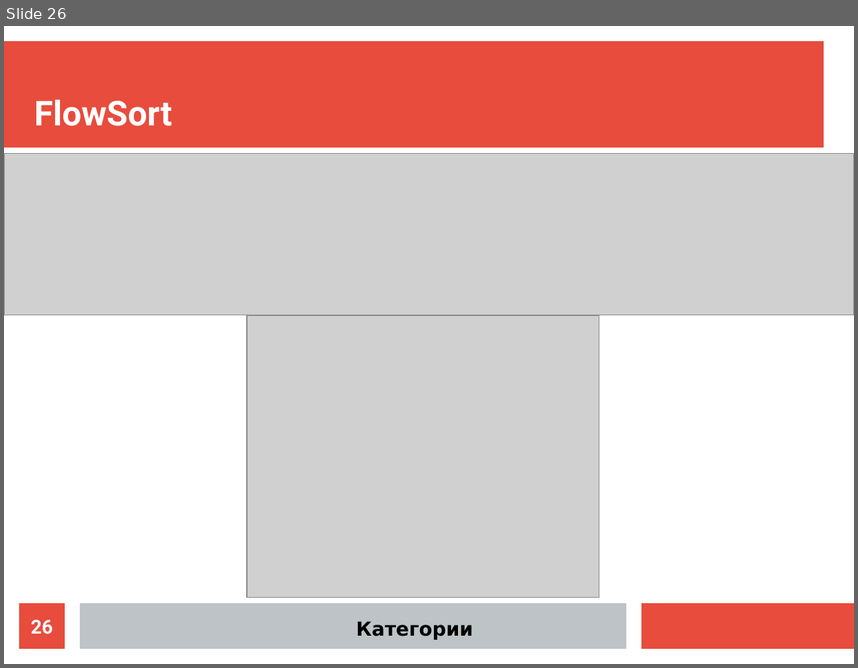
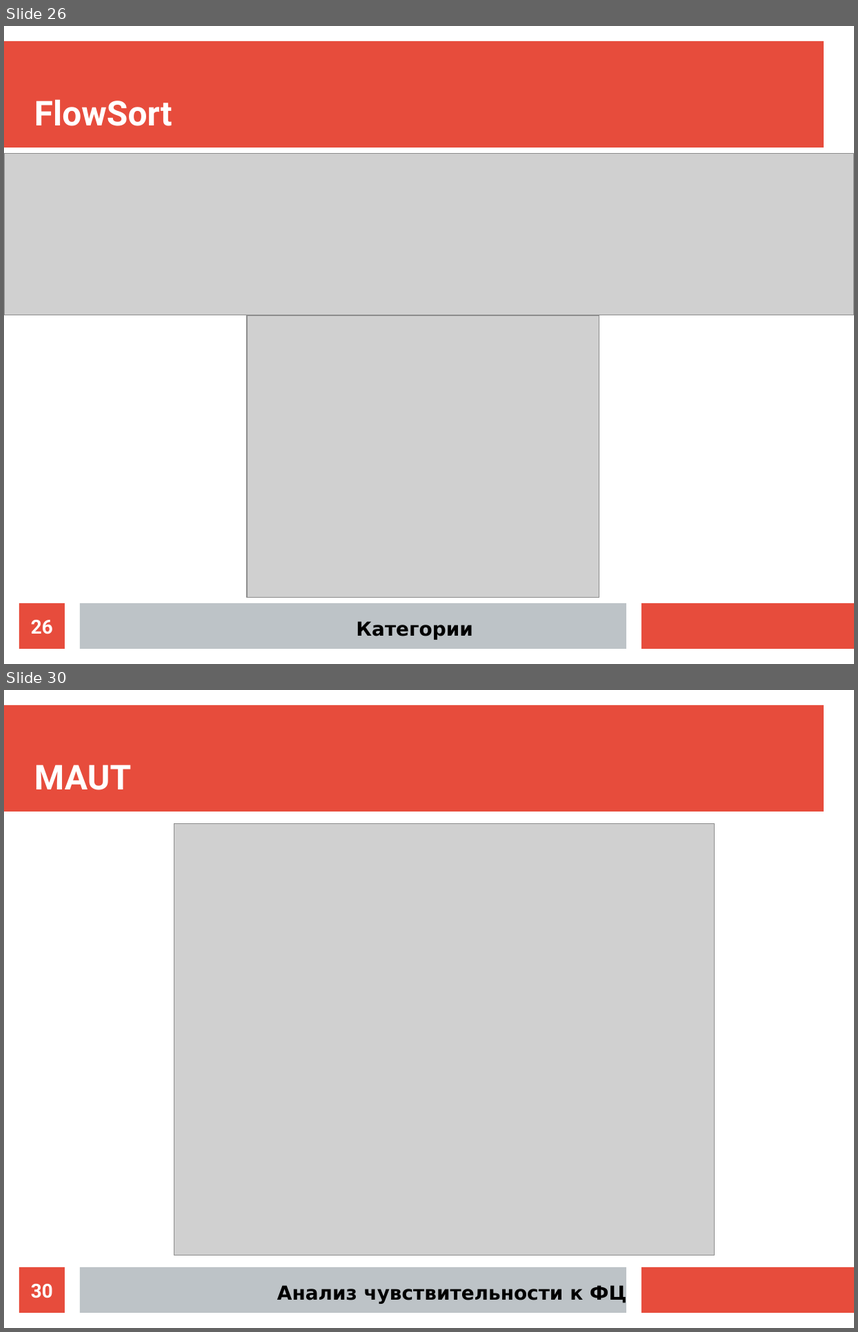
Before and after one commit to ikherty/DA, a slide deck: CW_Petrenko.odp. Shown one above the other, each under a label of ours: slide 26 before the commit, slides 26 and 30 after it; the slides between them are not shown. The pictures are 858x668 and 858x1332 pixels, drawn with LibreOffice and Linux fonts; fonts in the diff are those of the drawing; grey boxes stand for pictures. Boxes give left, top, right and bottom in pixels: in the first picture for what was removed or moved away, otherwise in the second. Text is boxed around its words. In the diff, an @@ line names an element or a change of style, - is before the commit and + after.

```diff
--- a/CW_Petrenko.odp
+++ b/CW_Petrenko.odp
@@ slide 30 added at [4,690,854,1328], background #FFFFFF; not listed: 3 template elements that a slide beside it also shows @@
@@ title added at [34,765,131,790], 32 pt, text #FFFFFF, bold @@
+MAUT
@@ picture added at [174,823,715,1254] @@
@@ page number added at [19,1267,65,1312], fill #E74C3C, 18 pt, text #FFFFFF, bold @@
+30
@@ title added at [277,1283,627,1303], 18 pt, text #000000, bold @@
+Анализ чувствительности к ФЦ
```
Also in this commit, not shown: 6 slides changed, 8 other slides added, 6 slides removed, 3 other files.
